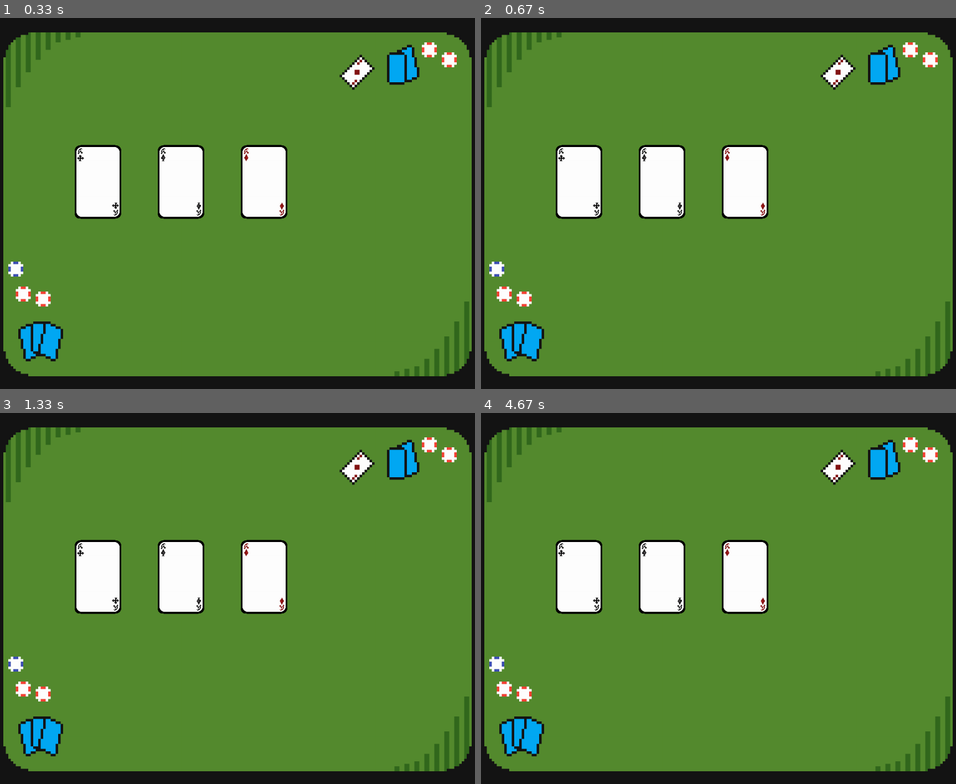
Above: before the commit, frames 1-4 (two rows, left to right).
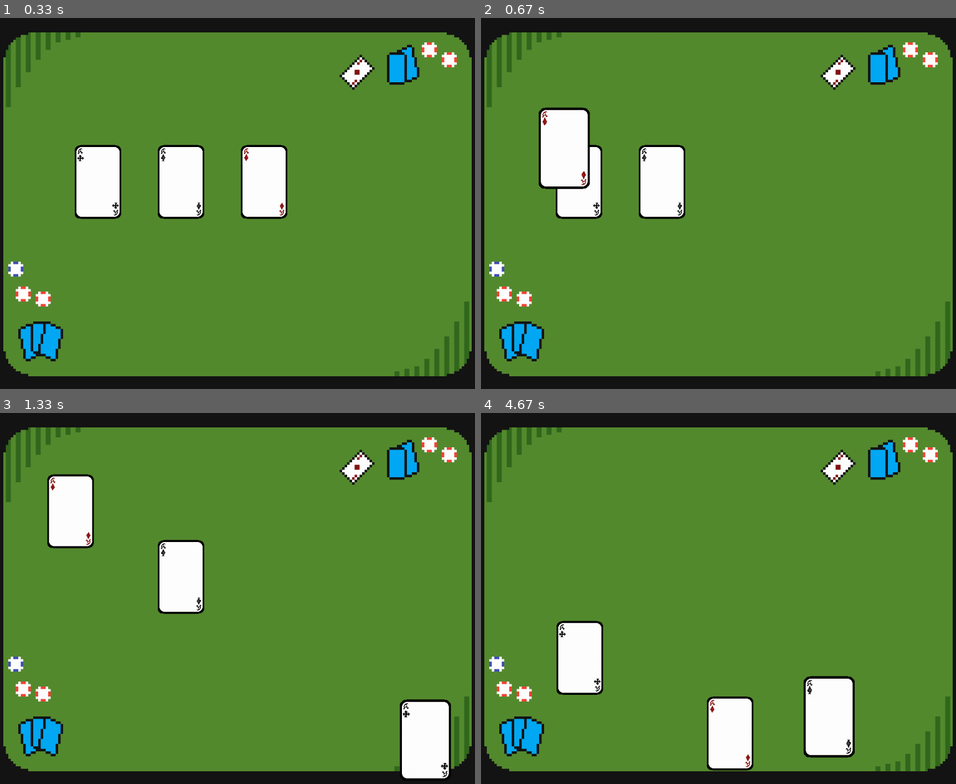
Above: after the commit, the same moments.

Repository: etooley77/pygame-card-game-engine
Game: pygame game, started from main.py
Two runs of this game, one before a commit and one after it. Both use one fixed random seed, a clock stepped at 60 frames per second and the inputs below.
Inputs (mouse positions are in pixels of both pictures, inside the frame that each line leads up to):
- Up to frame 1 (0.33 s): no input
- Up to frame 2 (0.67 s): press the mouse at (747, 181) at 0.37 s; move the mouse to (652, 166) at 0.47 s; release the mouse at (561, 147) at 0.6 s
- Up to frame 3 (1.33 s): press the mouse at (80, 542) at 0.7 s; move the mouse to (76, 528) at 0.8 s; release the mouse at (71, 509) at 0.93 s; press the mouse at (99, 576) at 1.03 s; move the mouse to (261, 657) at 1.13 s; release the mouse at (427, 739) at 1.27 s
- Up to frame 4 (4.67 s): press the mouse at (661, 576) at 1.37 s; move the mouse to (637, 646) at 1.47 s; release the mouse at (609, 720) at 1.6 s; press the mouse at (908, 739) at 1.7 s; move the mouse to (742, 698) at 1.8 s; release the mouse at (580, 657) at 1.93 s; press the mouse at (609, 720) at 2.03 s; move the mouse to (756, 587) at 2.13 s; release the mouse at (903, 457) at 2.27 s; press the mouse at (552, 509) at 2.37 s; move the mouse to (623, 487) at 2.47 s; release the mouse at (694, 461) at 2.6 s; press the mouse at (694, 461) at 2.7 s; move the mouse to (770, 476) at 2.8 s; release the mouse at (842, 494) at 2.93 s; press the mouse at (903, 457) at 3.03 s; move the mouse to (832, 516) at 3.13 s; release the mouse at (756, 576) at 3.27 s; press the mouse at (756, 576) at 3.37 s; move the mouse to (666, 583) at 3.47 s; release the mouse at (576, 594) at 3.6 s; press the mouse at (842, 494) at 3.7 s; move the mouse to (785, 613) at 3.8 s; release the mouse at (728, 732) at 3.93 s; press the mouse at (576, 594) at 4.03 s; move the mouse to (732, 528) at 4.13 s; release the mouse at (894, 461) at 4.27 s; press the mouse at (894, 461) at 4.37 s; move the mouse to (861, 591) at 4.47 s; release the mouse at (827, 717) at 4.6 s

Frame 1 is identical in both runs. In frame 2, 3.7% of the frame differs, in the area x 12-61%, y 24-55%; in frame 3, 8.0%; in frame 4, 12%, in the area x 15-79%, y 34-97%.

Commit message:
add DEBUG key check and reimplement Card updates with new event system

Diff:
--- a/game/states/sandbox_state.py
+++ b/game/states/sandbox_state.py
@@ -16,12 +16,14 @@
 	def exit(self):
 		pass
 
-	def update(self, dt, events):
-		if len(events) > 0:
-			print(events)
+	def update(self, dt, input_context):
+		# DEBUG
+		if len(input_context["keys"]) > 0:
+			print(input_context["keys"])
+		# DEBUG
 
-		# for card in self.cards:
-			# card.update(event_context, self.game_context)
+		for card in self.cards:
+			card.update(input_context, self.game_context)
 
 		self.cards = Card.reorder(self.cards)
 
